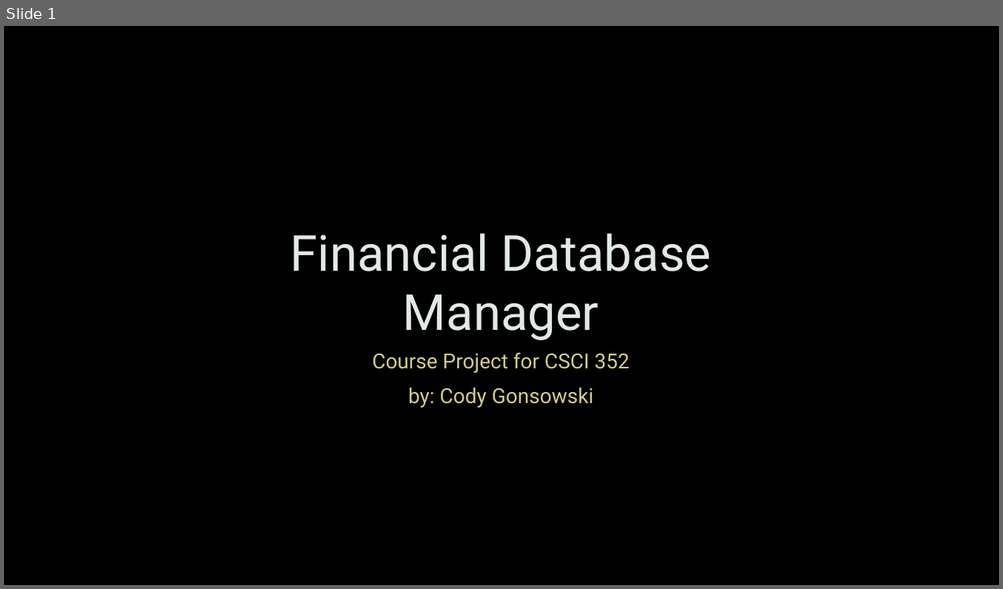
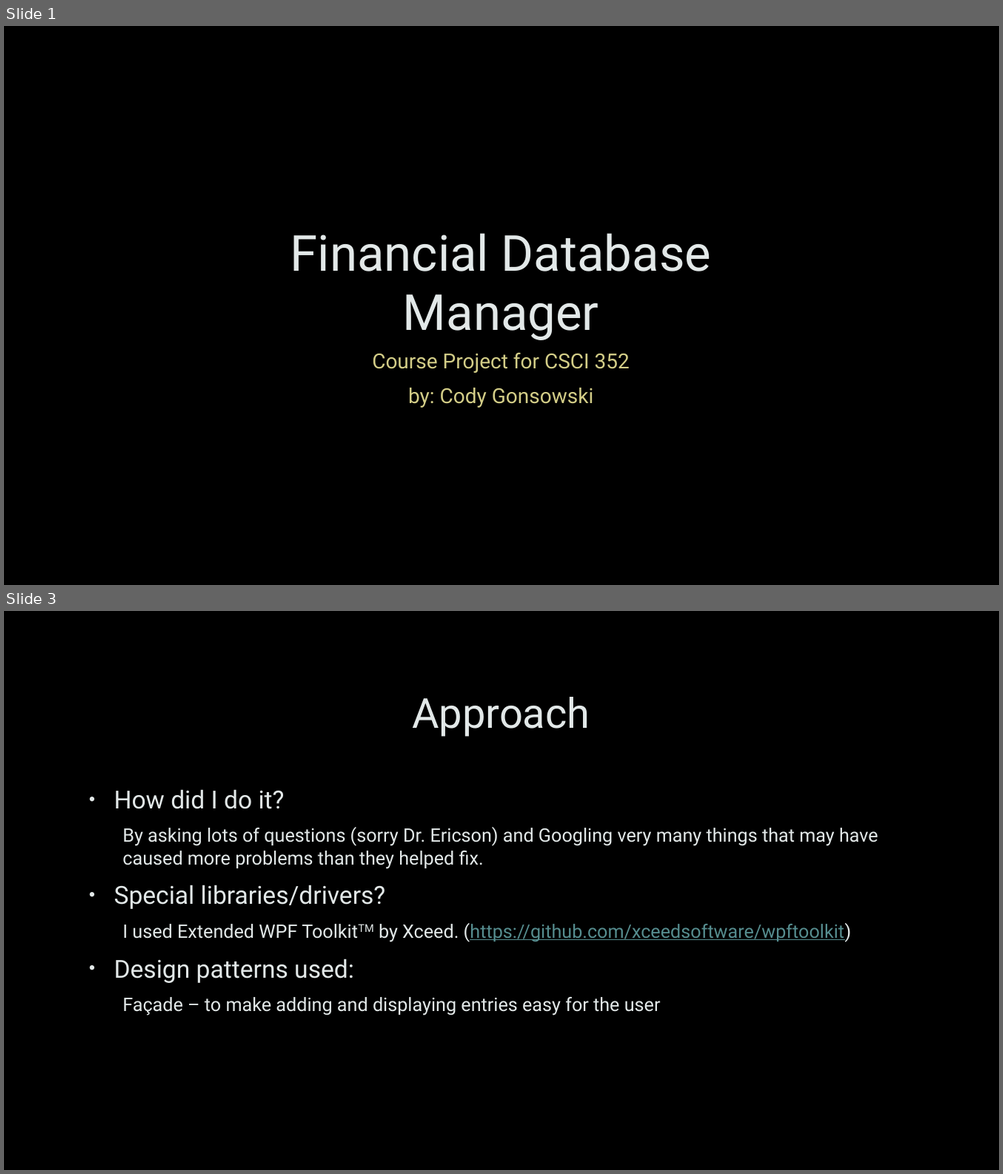
Before and after one commit to jondgons/Financial-Database-Manager, a slide deck: Documentation/Financial Database Manager.pptx. Shown one above the other, each under a label of ours: slide 1 before the commit, slides 1 and 3 after it; the slides between them are not shown. The pictures are 1003x589 and 1003x1174 pixels, drawn with LibreOffice and Linux fonts; fonts in the diff are those of the drawing; background and template pictures are left out. Boxes give left, top, right and bottom in pixels: in the first picture for what was removed or moved away, otherwise in the second. Text is boxed around its words. In the diff, an @@ line names an element or a change of style, - is before the commit and + after.

```diff
--- a/Documentation/Financial Database Manager.pptx
+++ b/Documentation/Financial Database Manager.pptx
@@ slide 3 added at <box>4,611,999,1170</box>, background picture (left out) @@
@@ title added at <box>412,697,589,737</box>, 40 pt, text #E2E8E8 @@
+Approach
@@ text added at <box>114,789,878,1016</box>, 18 pt, text #E2E8E8 @@
+• How did I do it?
+  By asking lots of questions (sorry Dr. Ericson) and Googling very many things that may have caused more problems than they helped fix.
+• Special libraries/drivers?
+  I used Extended WPF ToolkitTM by Xceed. (https://github.com/xceedsoftware/wpftoolkit)
+• Design patterns used:
+  Façade – to make adding and displaying entries easy for the user
```
Also in this commit, not shown: 1 slide changed, 3 other slides added, 12 other files.
